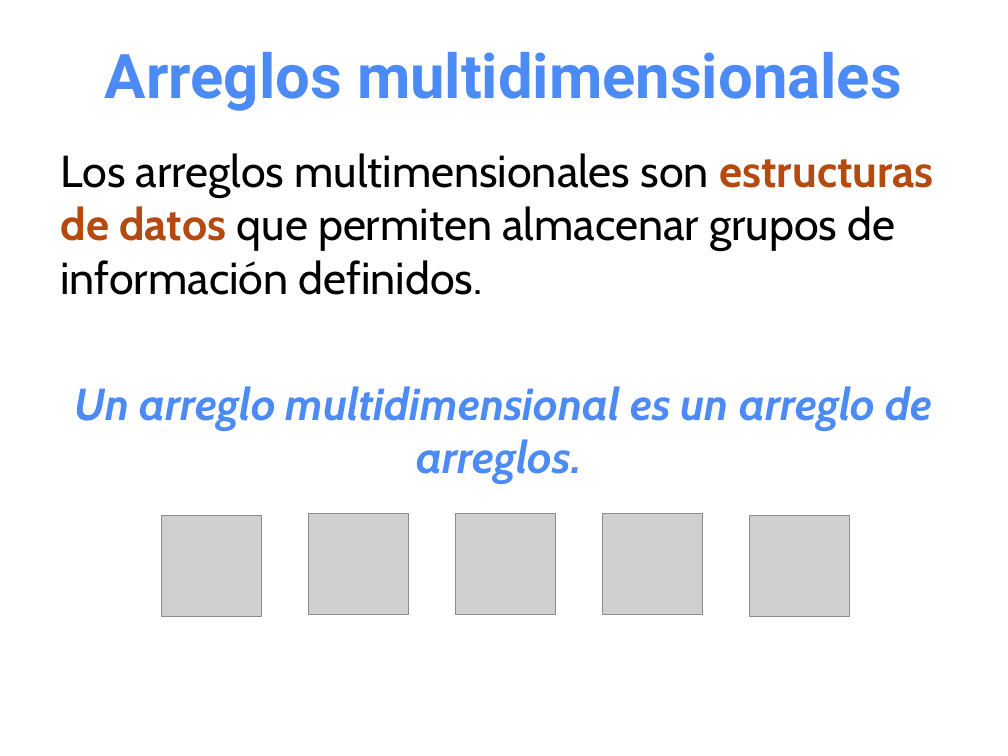
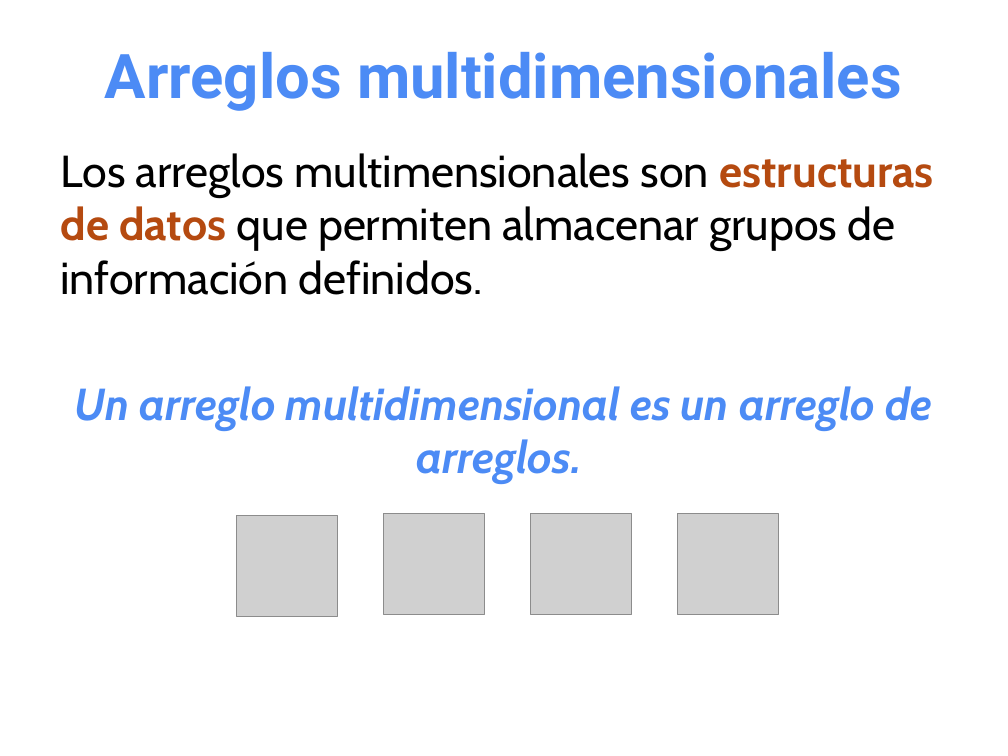
Before and after one commit to OMardil/INFO2, a slide deck: slide 7 of MOD01_Arreglos_multidimensionales/01 Presentacion/INFO2_MOD01-Arreglos_Multidimensionales.pptx. Drawn at 1008x756 pixels with LibreOffice and Linux fonts; fonts in the diff are those of the drawing; grey boxes stand for pictures. Boxes give left, top, right and bottom in pixels: in the first picture for what was removed or moved away, otherwise in the second. Text is boxed around its words. In the diff, an @@ line names an element or a change of style, - is before the commit and + after.

Commit message:
Actualizar arreglos multidimensionales

```diff
--- a/MOD01_Arreglos_multidimensionales/01 Presentacion/INFO2_MOD01-Arreglos_Multidimensionales.pptx
+++ b/MOD01_Arreglos_multidimensionales/01 Presentacion/INFO2_MOD01-Arreglos_Multidimensionales.pptx
@@ 4 pictures: place and size @@
-4 pictures at (161, 513, 703, 616)
+4 pictures at (237, 513, 778, 616)
@@ picture removed at (749, 515, 850, 616) @@
```
Also in this commit, not shown: 5 other slides changed, 2 slides added, 1 slide removed, 2 other files.
